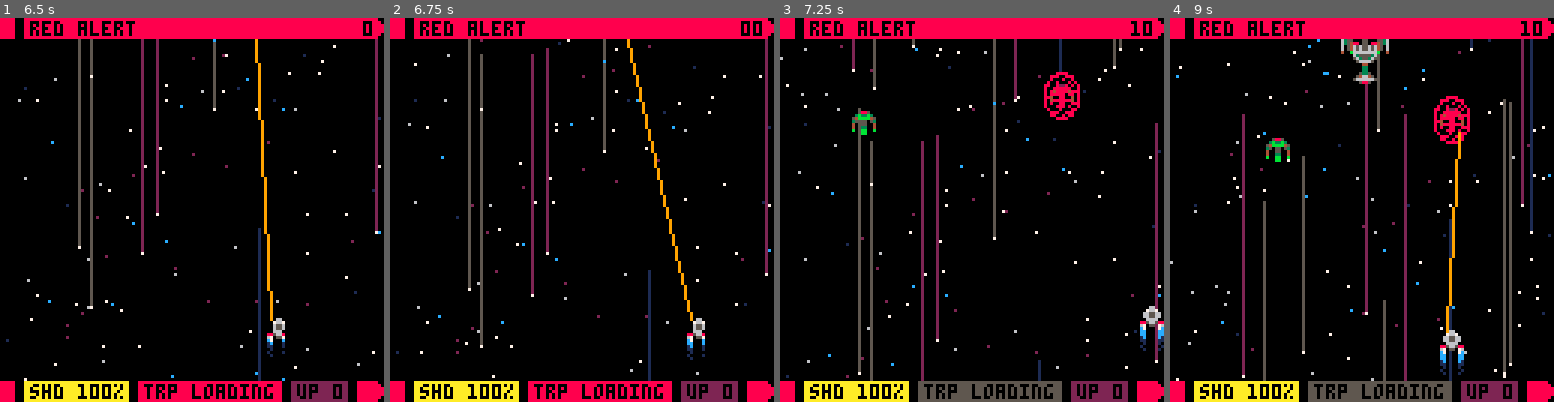
Above: before the commit, frames 1-4 (left to right).
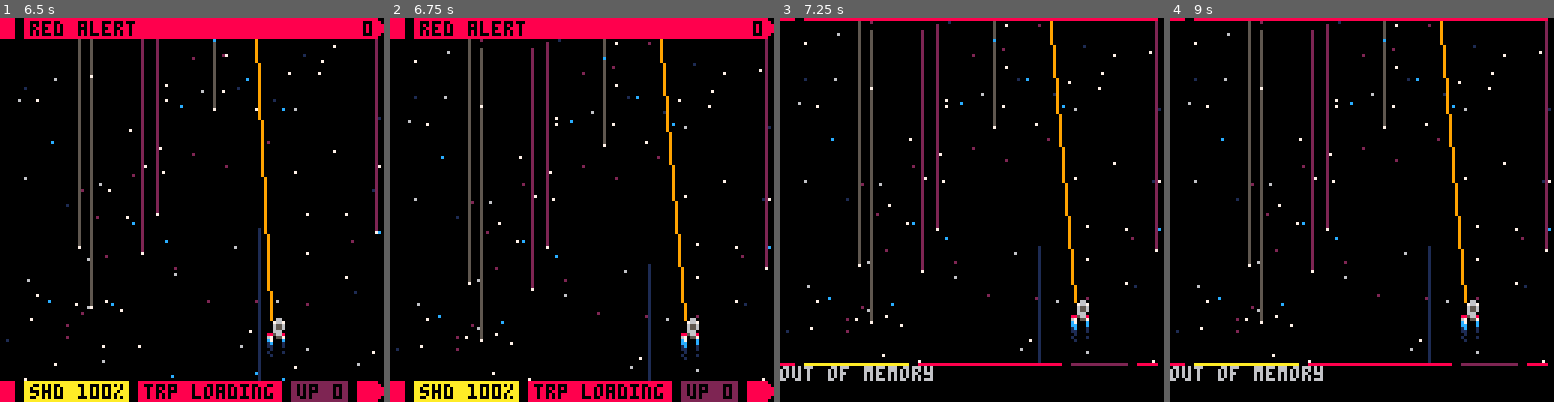
Above: after the commit, the same moments.

Repository: fab-industries/red-alert
Game: PICO-8 cartridge redalert.p8
Same seed, same stepped clock (60 frames per second), same inputs: the game is played once before the commit and once after it.
Inputs:
- Up to frame 1 (6.5 s): tap X (X key) at 0.33, 1.07, 1.85, 2.97, 4.08, 5.2, 6.32 s; tap O (Z key) at 0.7, 1.7, 2.1, 2.5, 2.9, 3.3, 3.7, 4.1, 4.5, 4.9, 5.3, 5.7, 6.1 s; hold Right 1.6-2.1 s; hold Up 2.15-2.42 s; hold Right 2.47-3.03 s; hold Left 3.08-3.58 s; hold Down 3.63-3.97 s; hold Right 4.02-4.68 s; hold Up 4.73-5.03 s; hold Left 5.08-5.68 s; hold Down 5.73-6.03 s; hold Right from 6.08 s (still down)
- Up to frame 2 (6.75 s): tap O (Z key) at 6.5 s; release Right at 6.58 s; hold Right from 6.63 s (still down)
- Up to frame 3 (7.25 s): tap O (Z key) at 6.9 s; release Right at 7.13 s; hold Up from 7.18 s (still down)
- Up to frame 4 (9 s): tap O (Z key) every 0.4 s from 7.3 to 8.9 s; tap X (X key) at 7.43, 8.55 s; release Up at 7.45 s; hold Right 7.5-8.07 s; hold Left 8.12-8.62 s; hold Down from 8.67 s (still down)

Frame 1 is identical in both runs. In frame 2, 2.7% of the frame differs, in the area x 1-100%, y 0-95%; in frame 3, 15%; in frame 4, 20%, in the area x 0-100%, y 0-100%.

Commit message:
Started on new array-based wave placement code

Diff:
--- a/redalert.p8
+++ b/redalert.p8
@@ -1572,7 +1572,7 @@
  return xords
 end
 
-function create_wav(wav_type)
+function create_wav(thiswav)
 
 --[[
 wave design:
@@ -1598,6 +1598,27 @@
 39-46 repeat waves 8,11,13,15,
       18,20,23,25
 ]]
+
+ local encount=0
+ for i=1,4 do
+  if thiswav[i]!=0 then
+   encount+=1
+  end
+ end
+
+ for i=1,4 do
+  if thiswav[i]!=0 then
+   while encount>0 do
+
+    local ens=place_ens(1)
+    add_en(ens[1],-8,10,thiswav[i],0)
+
+   end
+  end
+  encount-=1
+ end
+
+
 
  if wav_type=="ti-single" then
   local ens=place_ens(1)
